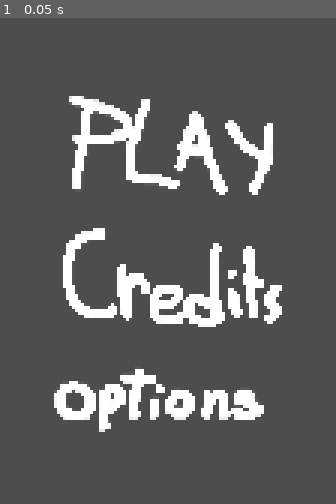
Above: before the commit, frame 1.
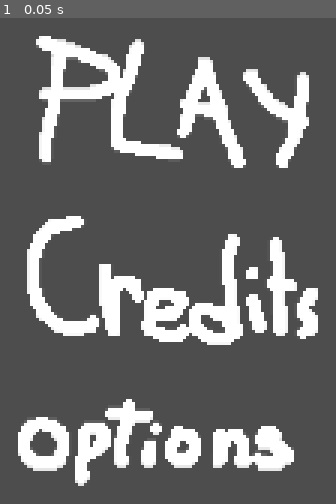
Above: after the commit, the same moment.

Repository: Quarticore/UntitledTomatoGame
Game: Godot game, scene res://scenes/main_menu.tscn
Same seed, same stepped clock (60 frames per second), same inputs: the game is played once before the commit and once after it. The project has no main scene, so this scene is started directly.
Inputs:
- Up to frame 1 (0.05 s): no input

The runs differ from the first frame. In frame 1, 25% of the frame differs, in the area x 5-95%, y 3-97%.

Commit message:
Change vbox size

Diff:
--- a/scenes/main_menu.tscn
+++ b/scenes/main_menu.tscn
@@ -27,7 +27,7 @@
 offset_bottom = 66.0
 grow_horizontal = 2
 grow_vertical = 2
-scale = Vector2(1.5, 1.5)
+scale = Vector2(2, 2)
 pivot_offset = Vector2(64, 96)
 
 [node name="PlayButton" type="TextureButton" parent="VBoxContainer"]
